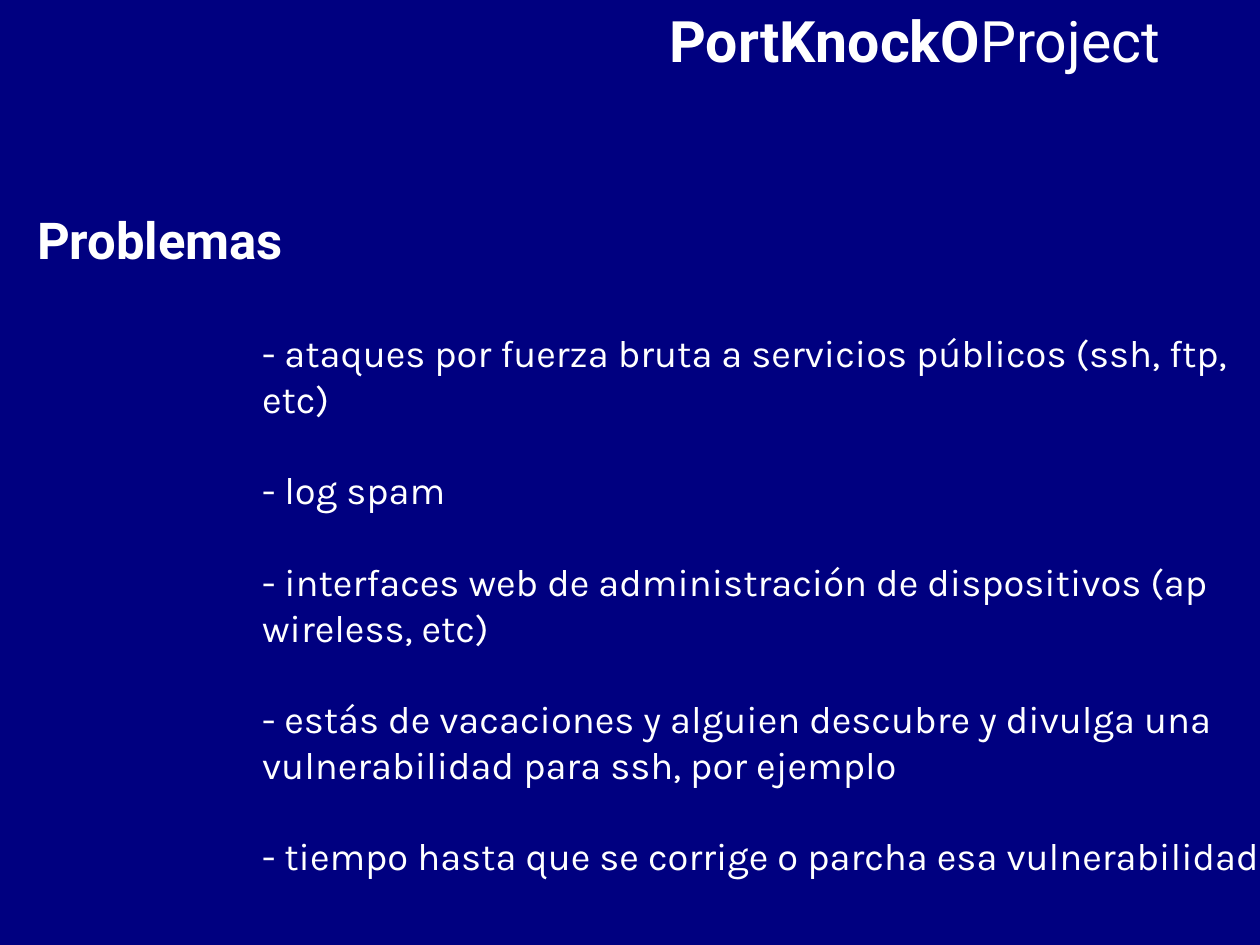
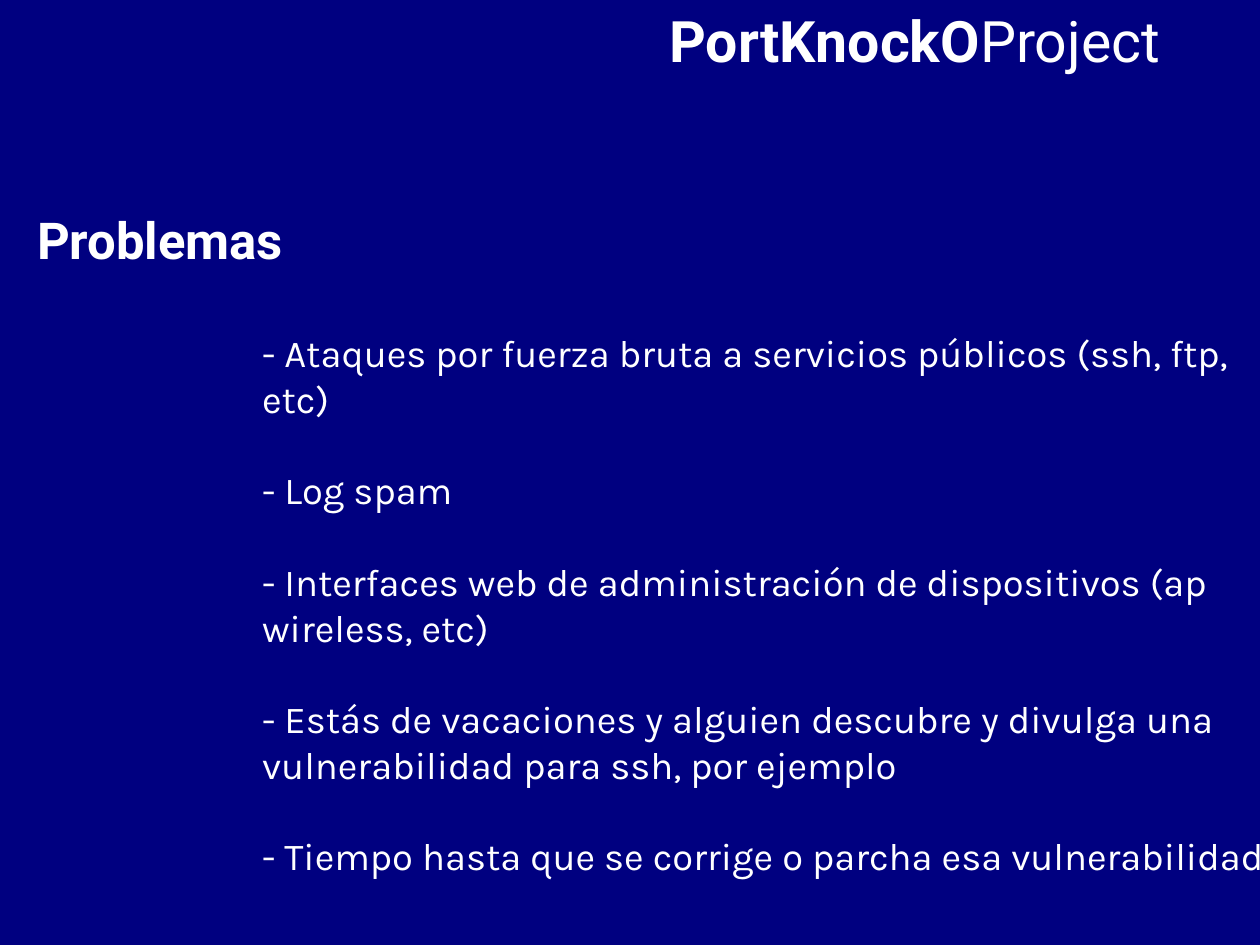
Before and after one commit to BackupTheBerlios/portknocko-svn, a slide deck: slide 2 of trunk/jornadas/jornadas.odp (slide 1 before the commit). Drawn at 1260x945 pixels with LibreOffice and Linux fonts; fonts in the diff are those of the drawing. Boxes give left, top, right and bottom in pixels: in the first picture for what was removed or moved away, otherwise in the second. Text is boxed around its words. In the diff, an @@ line names an element or a change of style, - is before the commit and + after.

```diff
--- a/trunk/jornadas/jornadas.odp
+++ b/trunk/jornadas/jornadas.odp
@@ text at (284, 338, 1228, 377): text changed @@
-- ataques por fuerza bruta a servicios públicos (ssh, ftp,
+- Ataques por fuerza bruta a servicios públicos (ssh, ftp,
@@ text at (284, 480, 1207, 605): text changed @@
-- log spam
-- interfaces web de administración de dispositivos (ap
+- Log spam
+- Interfaces web de administración de dispositivos (ap
@@ text at (284, 704, 1213, 743): text changed @@
-- estás de vacaciones y alguien descubre y divulga una
+- Estás de vacaciones y alguien descubre y divulga una
@@ text at (284, 843, 1260, 880): text changed @@
-- tiempo hasta que se corrige o parcha esa vulnerabilidad
+- Tiempo hasta que se corrige o parcha esa vulnerabilidad
```
Also in this commit, not shown: 6 other slides changed, 1 slide added, 1 slide removed.
